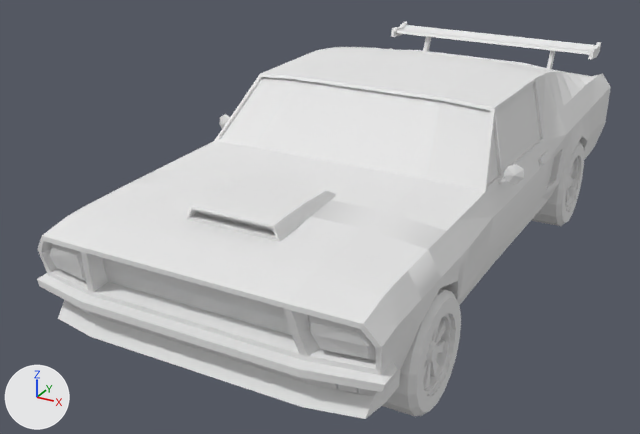
Two versions of the Blender file Project/Hypogeum/Assets/Players/3D Models/Lions/Lion_Car_EDITABLE.blend, one commit apart.
The view is the same before and after, from a camera (50 mm lens) standing at (1.69, -3.72, 2.01) and looking at (-0.24, -0.2, 0.25). The lights are fixed; the arrows at lower left show +X, +Y and +Z.

Script lines for the objects in view, before the commit:
```python
ob_lion_car = bpy.data.objects.new('Lion_Car', me_id9_008)
ob_lion_car.location = (0.0, 0.0, 0.0)
ob_lion_car.rotation_euler = (1.677, 0.0, 3.142)  # degrees (96, 0, 180)
ob_lion_car.scale = (0.01, 0.01, 0.01)
ob_wheel_bl = bpy.data.objects.new('Wheel BL', me_id9_110)
ob_wheel_bl.parent = ob_lion_car
ob_wheel_bl.location = (0.0, 0.0, 0.0)
ob_wheel_bl.rotation_euler = (1.677, 0.0, 0.0)  # degrees (96, 0, 0)
ob_wheel_bl.scale = (0.01, 0.01, 0.01)
ob_wheel_br = bpy.data.objects.new('Wheel BR', me_id9_107)
ob_wheel_br.parent = ob_lion_car
ob_wheel_br.location = (0.0, 0.0, 0.0)
ob_wheel_br.rotation_euler = (1.677, 0.0, 0.0)  # degrees (96, 0, 0)
ob_wheel_br.scale = (0.01, 0.01, 0.01)
ob_wheel_fl = bpy.data.objects.new('Wheel FL', me_id9_111)
ob_wheel_fl.parent = ob_lion_car
ob_wheel_fl.location = (0.0, 0.0, 0.0)
ob_wheel_fl.rotation_euler = (1.677, 0.0, 0.0)  # degrees (96, 0, 0)
ob_wheel_fl.scale = (0.01, 0.01, 0.01)
```
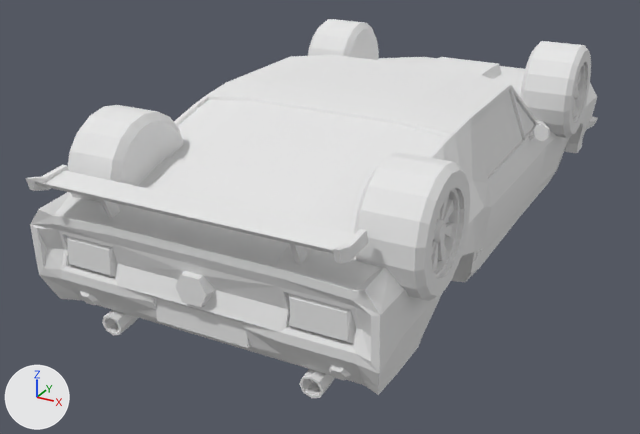
Where the newer file only moved an object's origin or applied its transform, the numbers keep the older frame.

The change in detail:
me_id9_008 has 956 vertices, 895 faces and spans x -77.0..78.0, y 5.0..102.0, z -168.0..158.0.
me_id9_008 is used by ob_lion_car; location (0.0, 0.0, 0.0); rotation (1.677, 0.0, 3.142), in degrees (96, 0, 180); scale (0.01, 0.01, 0.01).
me_id9_008 part 1: the whole mesh is moved by (-1.0, -53.0, -3.0).
me_id9_111 has 236 vertices, 252 faces and spans x -73.4..-47.9, y -11.6..36.2, z -132.1..-84.1.
me_id9_111 is used by ob_wheel_fl; parent ob_lion_car; location (0.0, 0.0, 0.0); rotation (1.677, 0.0, 0.0), in degrees (96, 0, 0); scale (0.01, 0.01, 0.01).
me_id9_111 part 2: the whole mesh is multiplied about its middle by the matrix ((-1.0, 0.001, -0.009), (0.003, 0.979, -0.206), (0.008, -0.206, -0.978)), then moved by (129.0, 22.6, 217.4).
me_id9_107 has 236 vertices, 252 faces and spans x 49.6..75.1, y 9.6..57.4, z 60.7..108.6.
me_id9_107 is used by ob_wheel_br; parent ob_lion_car; location (0.0, 0.0, 0.0); rotation (1.677, 0.0, 0.0), in degrees (96, 0, 0); scale (0.01, 0.01, 0.01).
me_id9_107 part 3: the whole mesh is multiplied about its middle by the matrix ((-1.0, 0.001, -0.009), (0.003, 0.979, -0.206), (0.008, -0.206, -0.978)), then moved by (-118.7, -17.2, -167.2).
me_id9_110 has 236 vertices, 252 faces and spans x -73.4..-47.9, y 9.6..57.4, z 60.7..108.6.
me_id9_110 is used by ob_wheel_bl; parent ob_lion_car; location (0.0, 0.0, 0.0); rotation (1.677, 0.0, 0.0), in degrees (96, 0, 0); scale (0.01, 0.01, 0.01).
me_id9_110 part 4: the whole mesh is multiplied about its middle by the matrix ((-1.0, 0.001, -0.009), (0.003, 0.979, -0.206), (0.008, -0.206, -0.978)), then moved by (127.3, -17.5, -168.3).
Object 'Lion_Car' (ob_lion_car) moves from (0.0, 0.0, 0.0) to (-0.059, -0.013, 0.523).
Object 'Lion_Car' (ob_lion_car) turns from (96, 0, 180) to (96, -0.1, 0.5) degrees about x, y and z.

Changed parts and their boxes [x1, y1, x2, y2] in the pictures (640 x 434 px):
'Lion_Car', moved, turned
    before: [37, 22, 611, 419]
    after: [26, 55, 598, 398]
'Wheel FL', reshaped
    before: [382, 289, 461, 416]
    after: [354, 152, 470, 301]
'Wheel BL', reshaped
    before: [531, 142, 584, 226]
    after: [520, 41, 591, 138]
'Wheel FR', reshaped (not visible before)
    after: [68, 105, 184, 202]
'Wheel BR', reshaped (not visible before)
    after: [308, 19, 379, 60]
